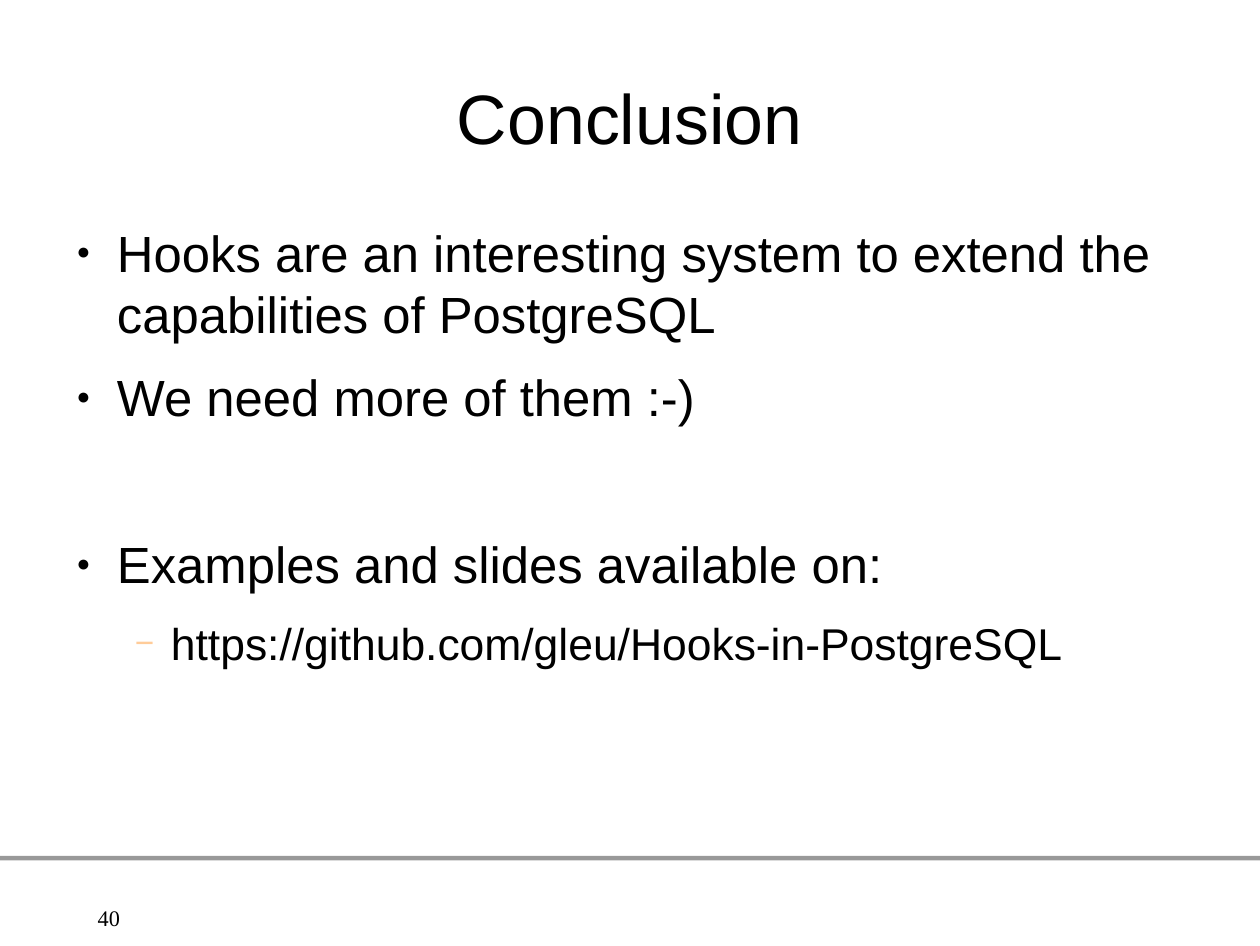
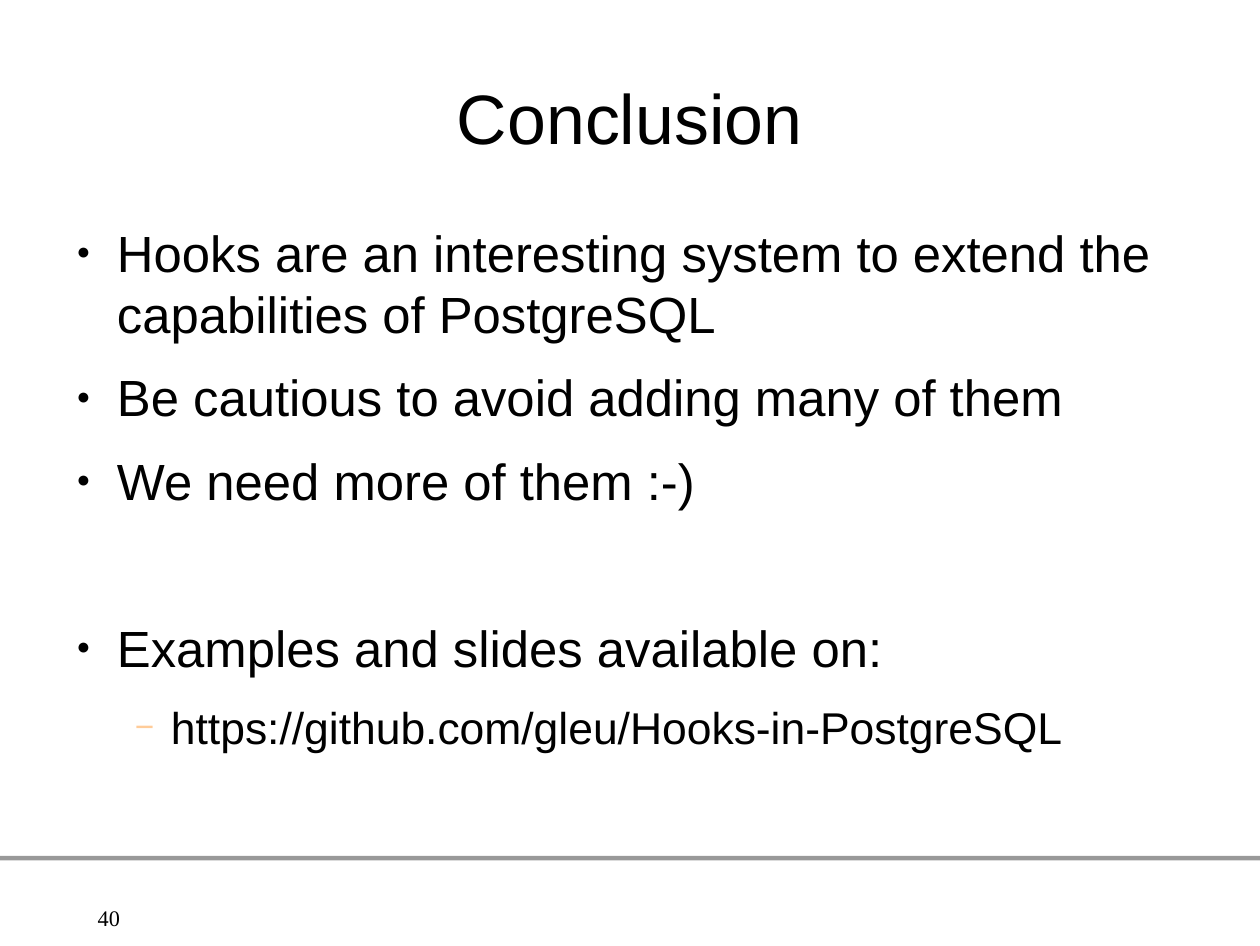
Before and after one commit to gleu/Hooks-in-PostgreSQL, a slide deck: slide 40 of hooks_in_postgresql.odp. Drawn at 1260x946 pixels with LibreOffice and Linux fonts; fonts in the diff are those of the drawing; background and template pictures are left out. Boxes give left, top, right and bottom in pixels: in the first picture for what was removed or moved away, otherwise in the second. Text is boxed around its words. In the diff, an @@ line names an element or a change of style, - is before the commit and + after.

```diff
--- a/hooks_in_postgresql.odp
+++ b/hooks_in_postgresql.odp
@@ text at bbox=[117, 379, 1063, 427]: paragraph added @@
+● Be cautious to avoid adding many of them
```
Also in this commit, not shown: 3 other slides changed.
